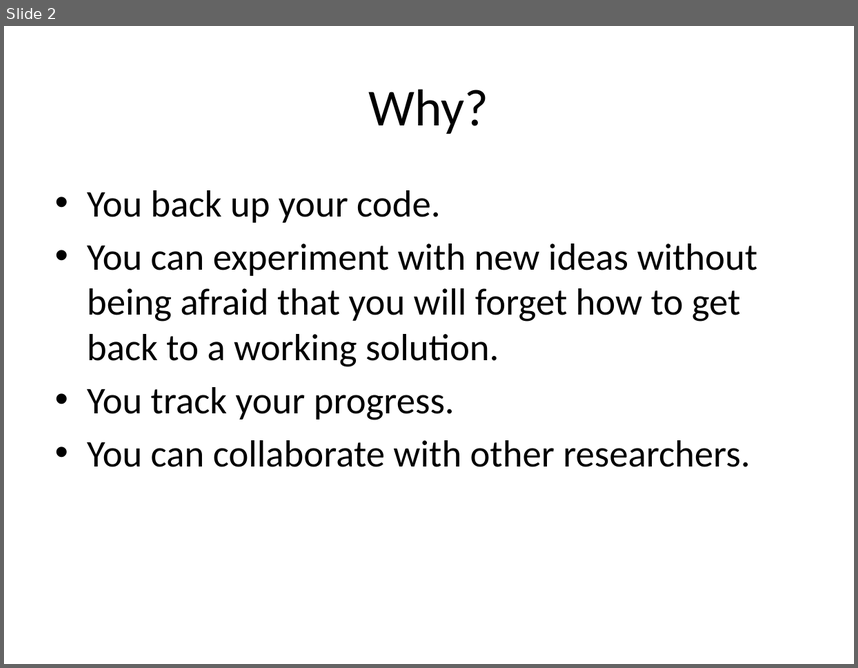
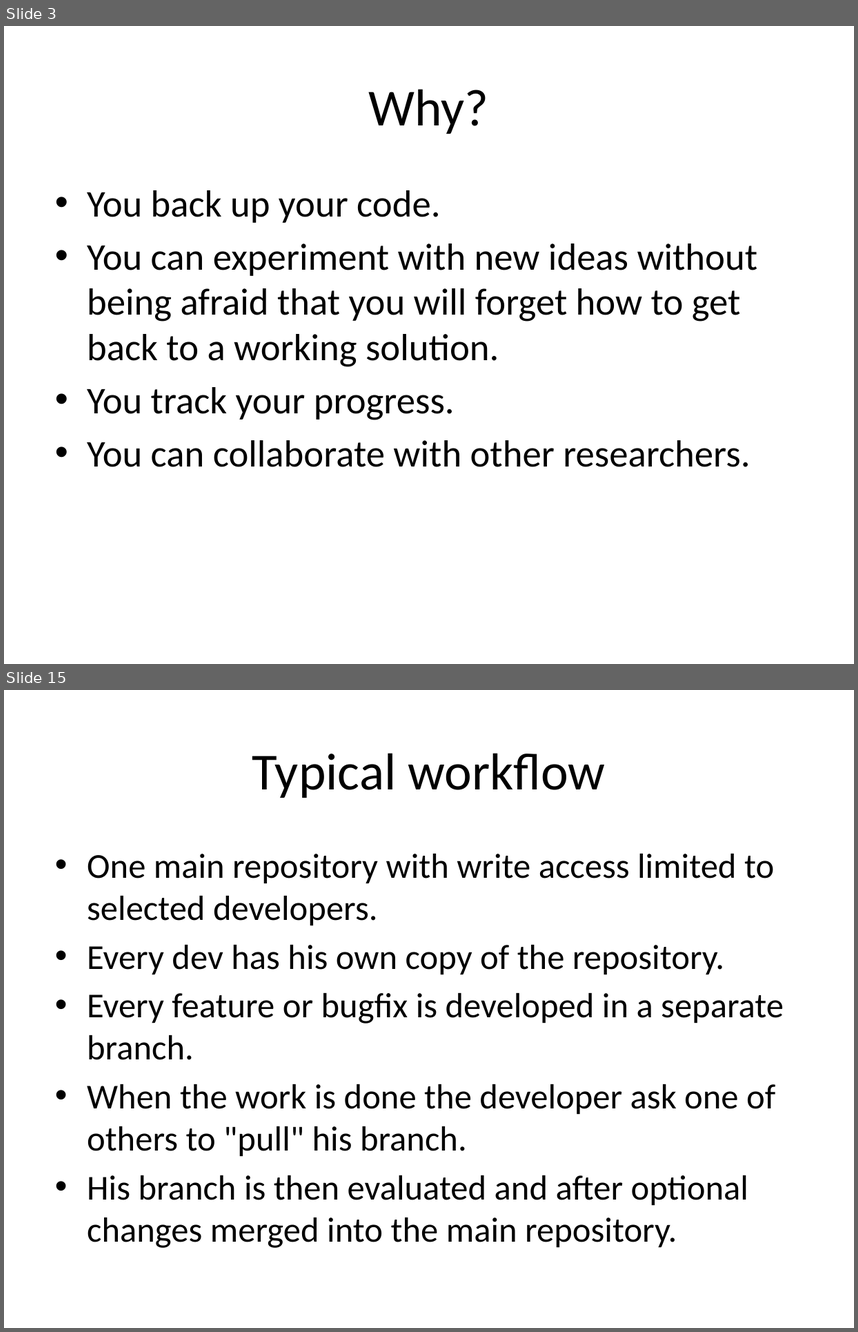
Before and after one commit to mikehulluk/IntroductionToResearchComputing, a slide deck: Wk5/Source Code Version Control Using Git.pptx. Shown one above the other, each under a label of ours: slide 2 before the commit, slides 3 and 15 after it; the slides between them are not shown. The pictures are 858x668 and 858x1332 pixels, drawn with LibreOffice and Linux fonts; fonts in the diff are those of the drawing. Boxes give left, top, right and bottom in pixels: in the first picture for what was removed or moved away, otherwise in the second. Text is boxed around its words. In the diff, an @@ line names an element or a change of style, - is before the commit and + after.

```diff
--- a/Wk5/Source Code Version Control Using Git.pptx
+++ b/Wk5/Source Code Version Control Using Git.pptx
@@ slide 15 added at (x1=4, y1=690, x2=854, y2=1328), background #FFFFFF @@
@@ title added at (x1=252, y1=753, x2=605, y2=798), 44 pt, text #000000 @@
+Typical workflow
@@ text added at (x1=87, y1=854, x2=784, y2=1248), 29.6 pt, text #000000 @@
+• One main repository with write access limited to selected developers.
+• Every dev has his own copy of the repository.
+• Every feature or bugfix is developed in a separate branch.
+• When the work is done the developer ask one of others to "pull" his branch.
+• His branch is then evaluated and after optional changes merged into the main repository.
@@ what was slide 2 is now slide 3 @@
```
Also in this commit, not shown: 6 slides changed, 8 other slides added, 1 slide removed.
